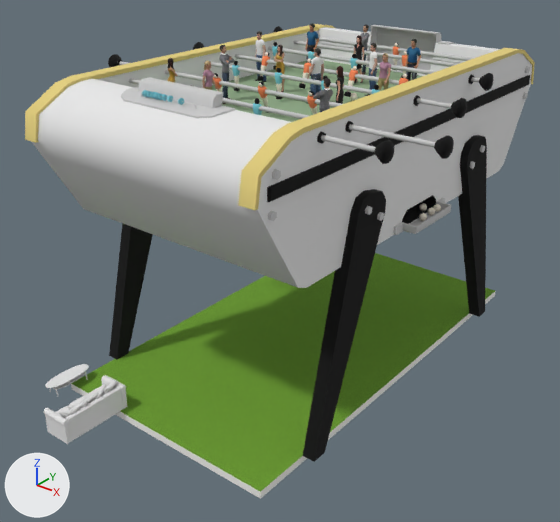
Renders of the glTF model gltf/soccer_party/scene.gltf from each side of a commit.
Camera for both pictures: a 50 mm lens placed at (17.4, -22.8, 15.1), pointed at (2.8, -4.5, 3.7). Arrows for +X, +Y and +Z are at lower left; the lights stay in place. Where no turn or scale is listed for an object, it has been applied to the vertices.
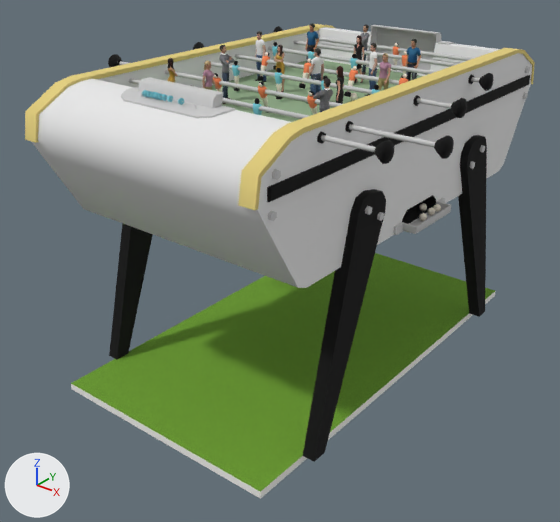
What differs and where, as boxes (x1, y1, x2, y2) in the pictures (560 x 522 px):
```json
{"object": "Object_27", "change": "deleted", "before": [44, 375, 127, 444]}
{"object": "Object_28", "change": "deleted", "before": [45, 364, 89, 396]}
```

Edits to the scene script, one JSON object a line:
```json
{"op": "remove", "block": "ob_object_27", "code": ["ob_object_27 = bpy.data.objects.new('Object_27', me_object_25)", "ob_object_27.location = (0.0, 0.0, 0.0)"]}
{"op": "remove", "block": "ob_object_28", "code": ["ob_object_28 = bpy.data.objects.new('Object_28', me_object_26)", "ob_object_28.location = (0.0, 0.0, 0.0)"]}
```
